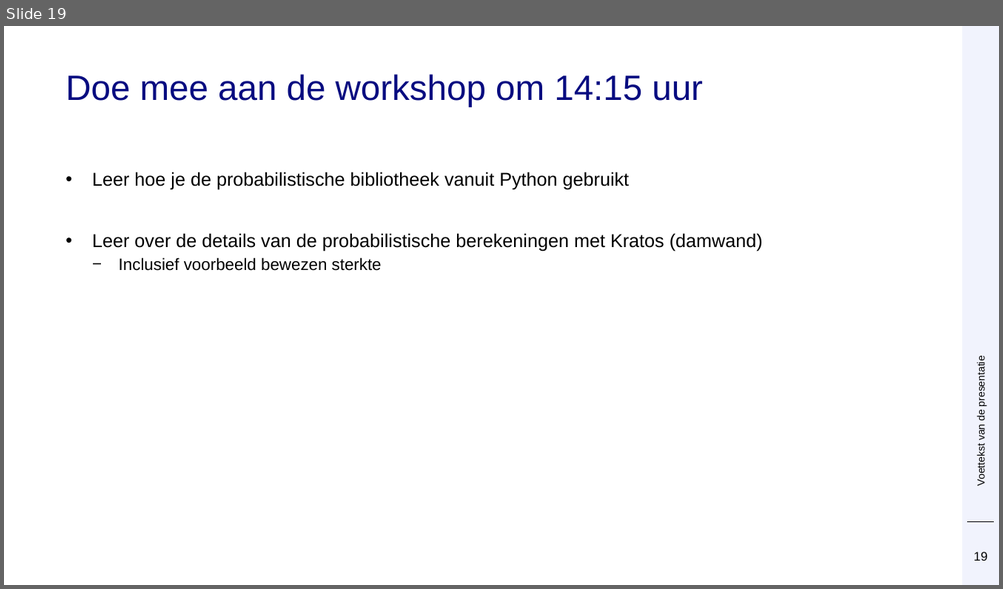
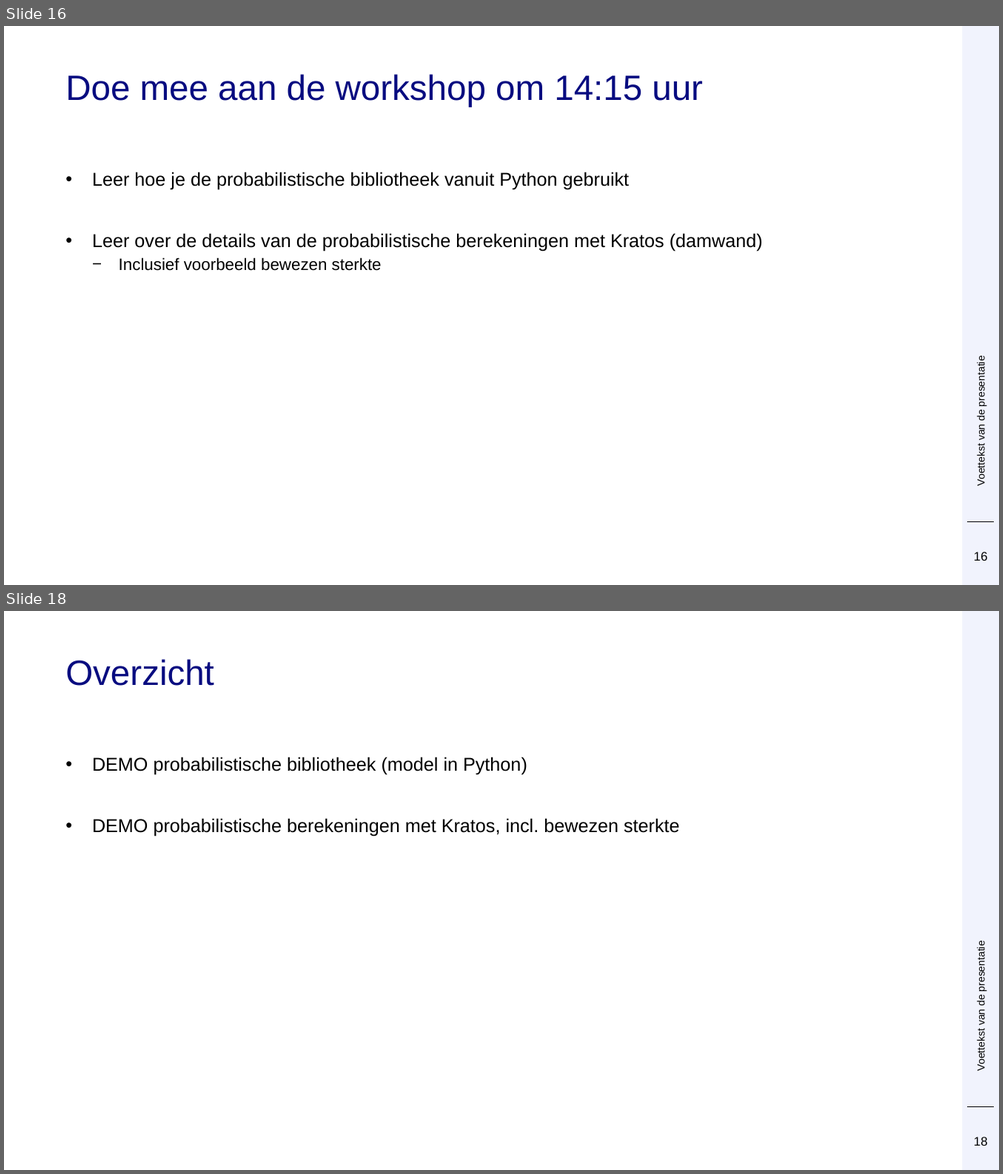
Before and after one commit to Deltares/ProbabilisticLibrary, a slide deck: sources/Deltares.Probabilistic.PWrapper.Examples/kratos/Prob Kratos DSD.pptx. Shown one above the other, each under a label of ours: slide 19 before the commit, slides 16 and 18 after it; the slides between them are not shown. The pictures are 1003x589 and 1003x1174 pixels, drawn with LibreOffice and Linux fonts; fonts in the diff are those of the drawing; background and template pictures are left out. Boxes give left, top, right and bottom in pixels: in the first picture for what was removed or moved away, otherwise in the second. Text is boxed around its words. In the diff, an @@ line names an element or a change of style, - is before the commit and + after.

```diff
--- a/sources/Deltares.Probabilistic.PWrapper.Examples/kratos/Prob Kratos DSD.pptx
+++ b/sources/Deltares.Probabilistic.PWrapper.Examples/kratos/Prob Kratos DSD.pptx
@@ slide 18 added at [4, 611, 999, 1170], background #FFFFFF; not listed: 2 template elements that a slide beside it also shows @@
@@ title added at [65, 659, 214, 686], 34 pt, text #080C80 @@
+Overzicht
@@ text added at [92, 757, 680, 836], 18 pt, text #000000 @@
+• DEMO probabilistische bibliotheek (model in Python)
+• DEMO probabilistische berekeningen met Kratos, incl. bewezen sterkte
@@ text added at [975, 945, 987, 1071], 10 pt, text #000000 @@
+Voettekst van de presentatie
@@ page number added at [973, 1137, 987, 1146], 12 pt, text #000000 @@
+18
@@ what was slide 19 is now slide 16 @@
@@ page number at [973, 552, 987, 561]: text changed @@
-19
+16
```
Also in this commit, not shown: 16 slides changed, 2 other slides added.
